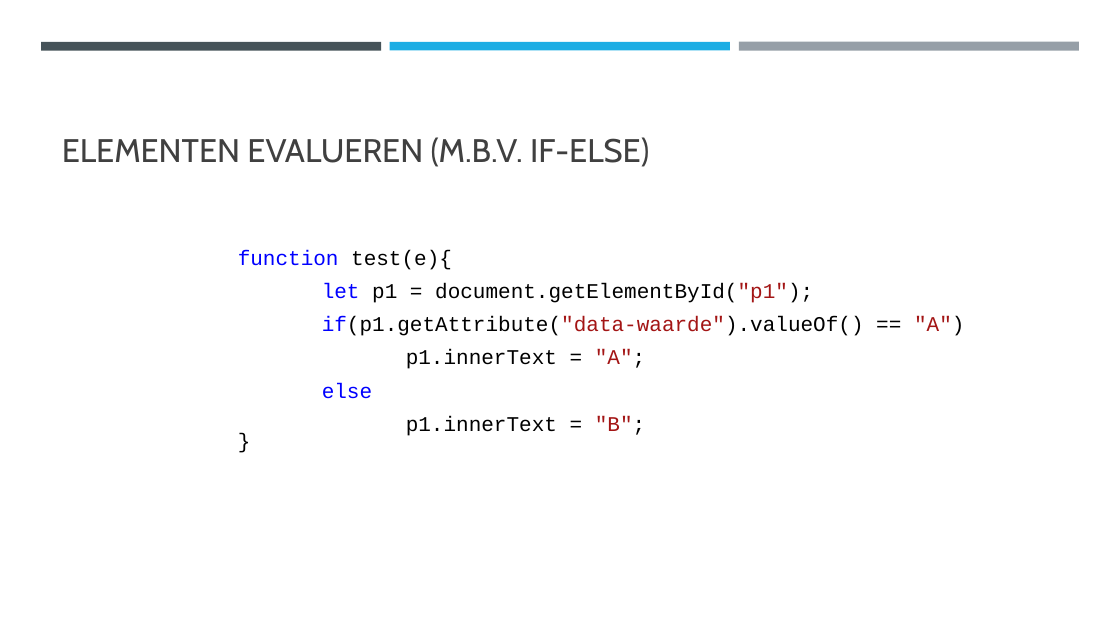
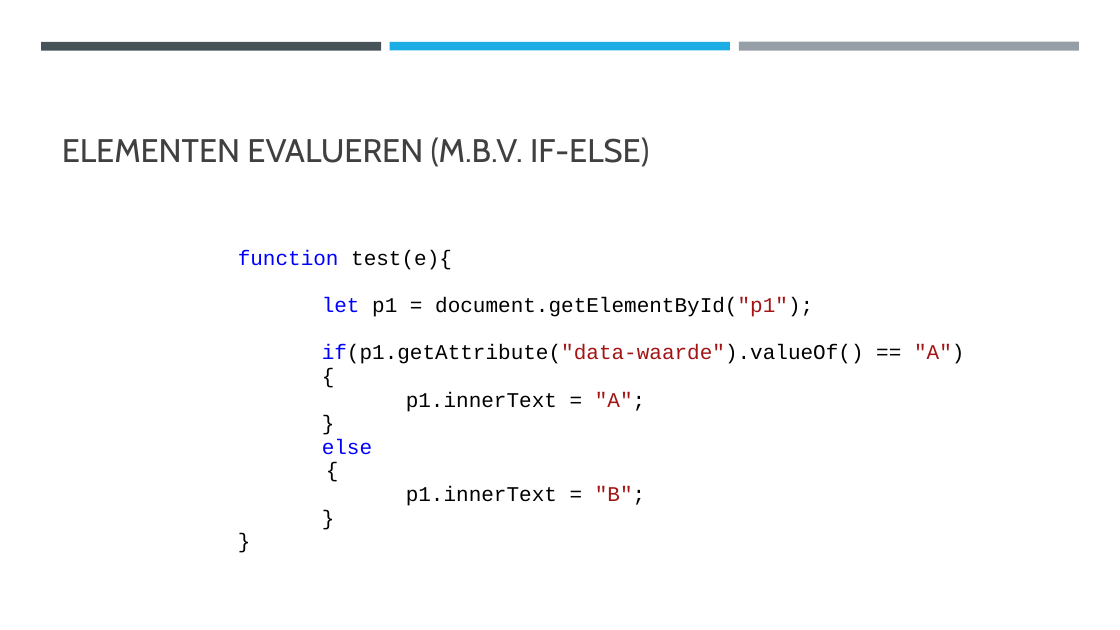
Before and after one commit to DhrLeroy/Webdesign, a slide deck: slide 54 of Webdesign.pptx (slide 43 before the commit). Drawn at 1120x630 pixels with LibreOffice and Linux fonts; fonts in the diff are those of the drawing. Boxes give left, top, right and bottom in pixels: in the first picture for what was removed or moved away, otherwise in the second. Text is boxed around its words. In the diff, an @@ line names an element or a change of style, - is before the commit and + after.

```diff
--- a/Webdesign.pptx
+++ b/Webdesign.pptx
@@ text at box(238, 250, 964, 506): paragraph added @@
+{
@@ text at box(238, 250, 964, 506): paragraph added @@
+}
@@ text at box(238, 250, 964, 506): paragraph added @@
+{
@@ text at box(238, 250, 964, 506): paragraph added @@
+}
@@ text at box(238, 250, 964, 506): more space between paragraphs @@
```
Also in this commit, not shown: 7 other slides changed, 11 slides added, 4 other files.
